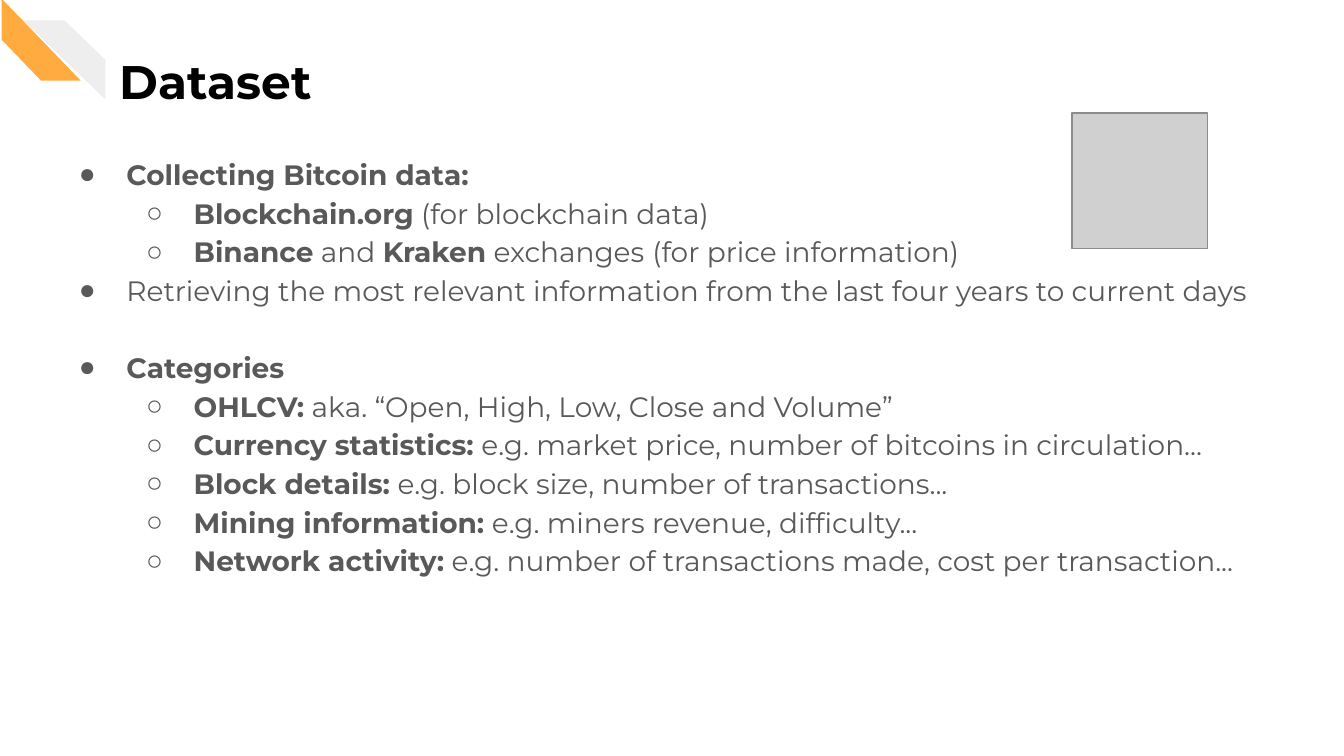
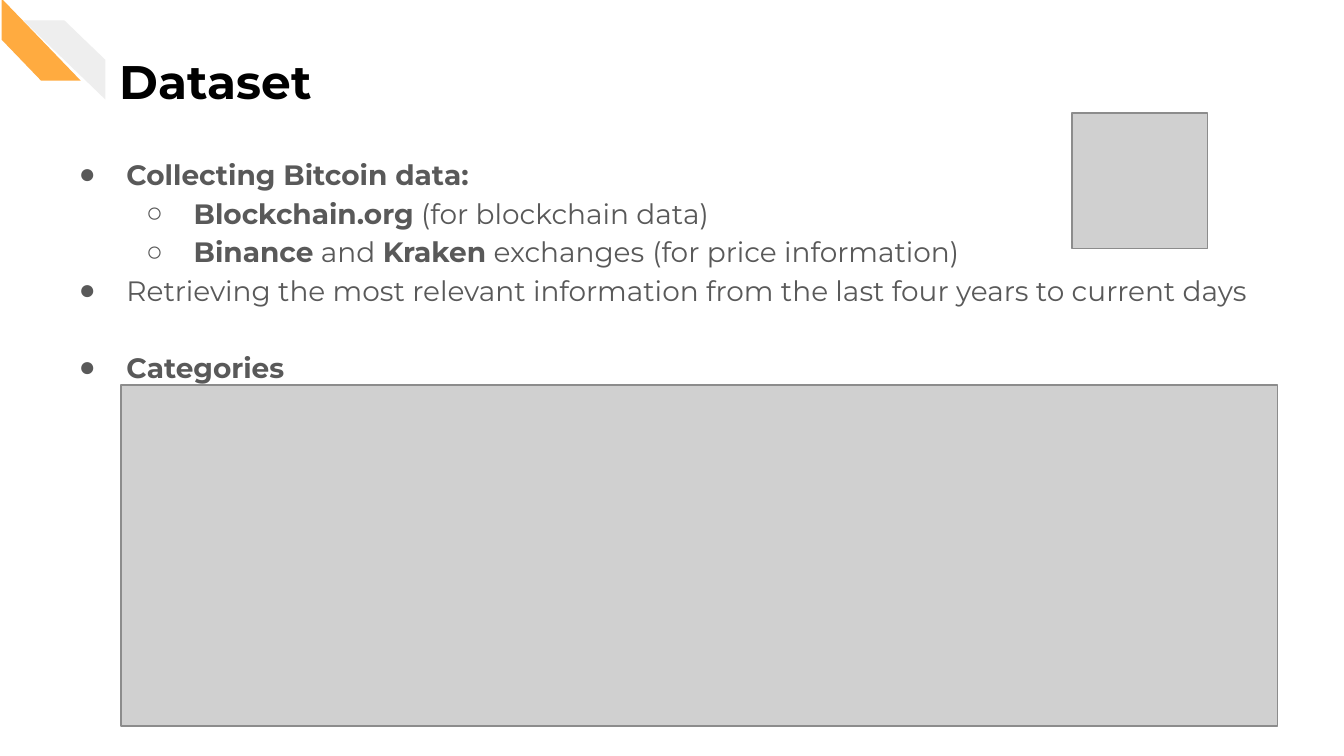
Before and after one commit to CorsiDanilo/bitcoin-price-prediction-with-pyspark, a slide deck: slide 10 of presentation/presentation.pptx. Drawn at 1344x756 pixels with LibreOffice and Linux fonts; fonts in the diff are those of the drawing; grey boxes stand for pictures. Boxes give left, top, right and bottom in pixels: in the first picture for what was removed or moved away, otherwise in the second. Text is boxed around its words. In the diff, an @@ line names an element or a change of style, - is before the commit and + after.

Commit message:
Updating presentation and images

```diff
--- a/presentation/presentation.pptx
+++ b/presentation/presentation.pptx
@@ picture added at [121, 384, 1277, 726] @@
@@ text at [194, 396, 1233, 577]: paragraphs removed @@
-  ○ OHLCV: aka. “Open, High, Low, Close and Volume”
-  ○ Currency statistics: e.g. market price, number of bitcoins in circulation...
-  ○ Block details: e.g. block size, number of transactions...
-  ○ Mining information: e.g. miners revenue, difficulty...
-  ○ Network activity: e.g. number of transactions made, cost per transaction...
```
Also in this commit, not shown: 7 other slides changed, 12 other files.
